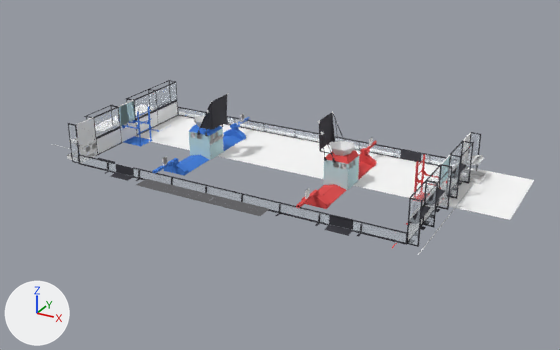
What one commit did to the glTF model public/models/field.glb.
The view is the same before and after, from a 50 mm camera at (16.7, -29.5, 14.5) aimed at (1.0, -0.9, 0.2). The axes (+X, +Y, +Z) are drawn at lower left. The lights are the same throughout. The picture after the commit comes second. Where no turn or scale is listed for an object, it has been applied to the vertices. Vertices at exactly the same position are counted once.
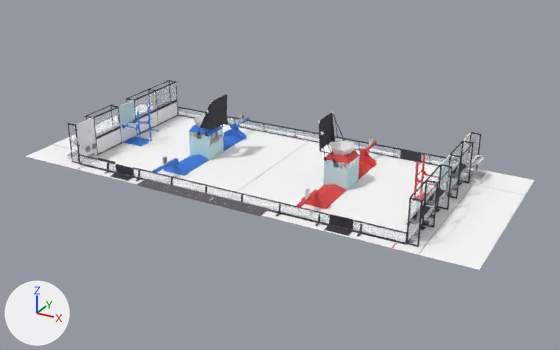
Changed parts and their boxes (x1, y1, x2, y2) in the pictures (560 x 350 px):
'Mesh_3', reshaped: before (136, 115, 534, 220); after (26, 115, 534, 270)
part 1 of me_mesh_2, reshaped: before (70, 101, 152, 181); after (67, 96, 195, 181)
part 2 of me_mesh_2, reshaped: (189, 115, 205, 145) in both
part 3 of me_mesh_3, added: after (26, 135, 510, 270)

The change, as a diff of the scene's bpy script:
```diff
--- a/public/models/field.glb.py
+++ b/public/models/field.glb.py
@@ me_mesh_2 @@
 # used by ob_mesh_2; location = (-7.55, 0.0, 1.0)
-me_mesh_2.from_pydata(...)  # 22305 vertices, 26056 faces; spans x -3.73..3.73, y -4.57..4.57, z -1.0..1.0
+me_mesh_2.from_pydata(...)  # 49008 vertices, 65092 faces; spans x -3.73..3.73, y -4.57..4.57, z -1.0..1.0
+# me_mesh_2 part 1: 1903 vertices moved within x -1.68..3.12, y -4.29..4.29, z -1.0..1.0; 122 vertices removed from x -1.68..1.11, y -4.15..4.03, z -0.99..0.98; 24520 vertices added at x -1.68..3.12, y -4.57..4.48, z -1.0..1.0
+# me_mesh_2 part 2: 255 vertices moved within x 3.29..3.69, y -0.6..0.6, z -0.99..0.83; 2291 vertices added at x 3.29..3.73, y -0.6..0.6, z -0.99..0.83
+# other edits to the shape of me_mesh_2 do not show in these pictures
 me_mesh_2.materials.append(mat_field)
@@ me_mesh_3 @@
 # used by ob_mesh_3; location = (0.0, 0.0, 0.0)
 # verts and faces of me_mesh_3; kept vertices keep their numbers, new ones are numbered from 11
 # before: 0 (11.3, -4.6, 0.0), 3 (-11.3, -4.6, 0.0), 8 (-11.3, 0.0, 0.0), 10 (11.3, 0.0, 0.0) at pixel (510, 219)
-me_mesh_3.from_pydata(...)  # 11 vertices, 12 faces; spans x -11.3..11.3, y -4.6..4.6, z 0.0
+me_mesh_3.from_pydata(...)  # 11 vertices, 14 faces; spans x -11.3..11.3, y -4.6..4.6, z 0.0
+# me_mesh_3 part 3
+faces += [(0, 3, 8), (0, 8, 10)]
 me_mesh_3.materials.append(mat_field_carpet)
```
